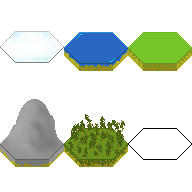
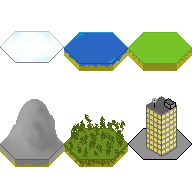
Before/after of a 192px x 192px layered artwork. What changed in the layer stack:
painted on "Tiles" over (18, 55, 191, 159)
